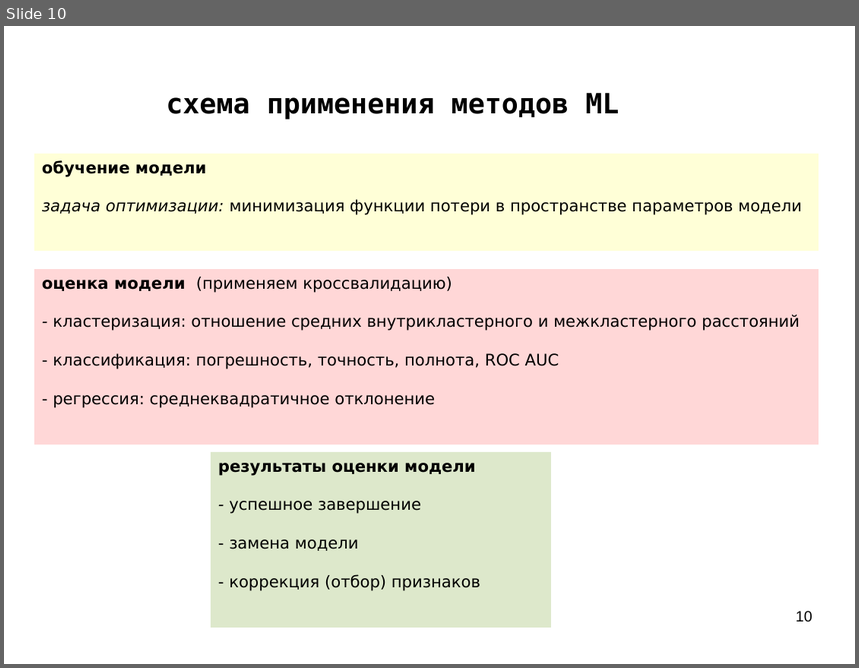
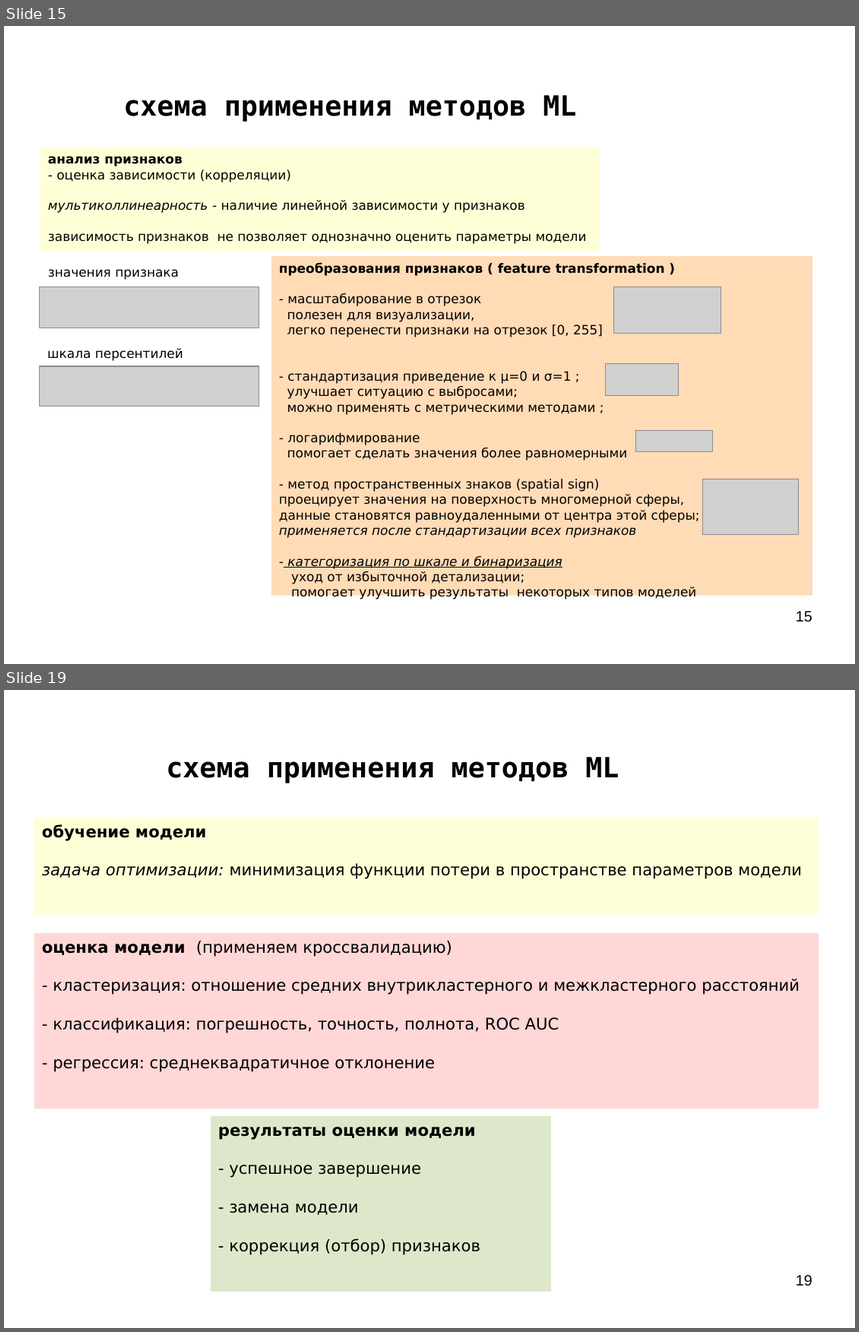
Before and after one commit to mechanoid5/ml_lectorium_legacy, a slide deck: 07-ml-pipeline.odp. Shown one above the other, each under a label of ours: slide 10 before the commit, slides 15 and 19 after it; the slides between them are not shown. The pictures are 859x668 and 859x1332 pixels, drawn with LibreOffice and Linux fonts; fonts in the diff are those of the drawing; grey boxes stand for pictures; background and template pictures are left out. Boxes give left, top, right and bottom in pixels: in the first picture for what was removed or moved away, otherwise in the second. Text is boxed around its words. In the diff, an @@ line names an element or a change of style, - is before the commit and + after.

```diff
--- a/07-ml-pipeline.odp
+++ b/07-ml-pipeline.odp
@@ slide 15 added at box(4, 26, 855, 664), background picture (left out) @@
@@ title added at box(123, 95, 576, 122), 26 pt, text #000000, bold @@
+схема применения методов ML
@@ rectangle added at box(40, 148, 600, 251), fill #FFFFD7, 12 pt, text #000000 @@
+анализ признаков
+- оценка зависимости (корреляции)
+мультиколлинеарность - наличие линейной зависимости у признаков
+зависимость признаков не позволяет однозначно оценить параметры модели
@@ text added at box(48, 269, 179, 280), 12 pt, text #000000 @@
+значения признака
@@ rectangle added at box(272, 256, 813, 595), fill #FFDBB6, 12 pt, text #000000 @@
+преобразования признаков ( feature transformation )
+- масштабирование в отрезок
+полезен для визуализации,
+легко перенести признаки на отрезок [0, 255]
+- стандартизация приведение к μ=0 и σ=1 ;
+улучшает ситуацию с выбросами;
+можно применять с метрическими методами ;
+- логарифмирование
+помогает сделать значения более равномерными
+- метод пространственных знаков (spatial sign)
+проецирует значения на поверхность многомерной сферы,
+данные становятся равноудаленными от центра этой сферы;
+применяется после стандартизации всех признаков
+- категоризация по шкале и бинаризация
+уход от избыточной детализации;
+помогает улучшить результаты некоторых типов моделей
@@ picture added at box(39, 288, 259, 328) @@
@@ picture added at box(614, 287, 721, 335) @@
@@ picture added at box(39, 366, 259, 407) @@
@@ text added at box(47, 348, 183, 361), 12 pt, text #000000 @@
+шкала персентилей
@@ picture added at box(607, 364, 679, 396) @@
@@ picture added at box(636, 431, 713, 452) @@
@@ picture added at box(704, 480, 800, 535) @@
@@ page number added at box(796, 611, 813, 623), 14 pt, text #000000 @@
+15
@@ what was slide 10 is now slide 19 @@
@@ page number at box(796, 1275, 813, 1286): text changed @@
-10
+19
```
Also in this commit, not shown: 2 slides changed, 8 other slides added, 4 other files.
